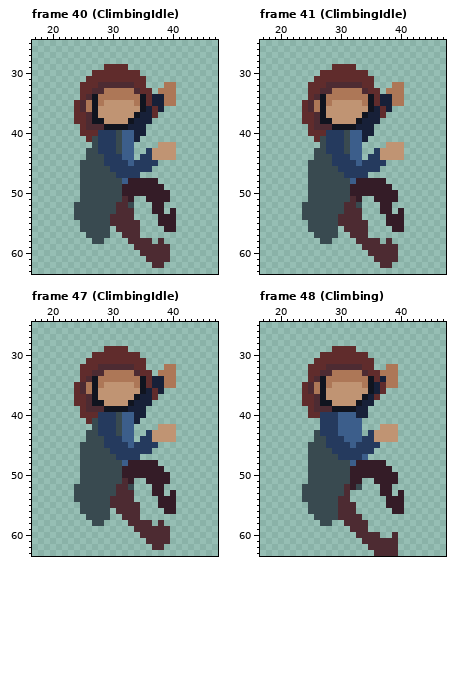
File history of a pixel-art file, ArcadePrototype/Assets/Art/Main/Apollo/Apollo.aseprite. This is how it looked before the edit.
64x64 pixels, 55 frames. Shown: frame 40 (ClimbingIdle): x 17..47, y 25..63; frame 41 (ClimbingIdle): x 17..47, y 25..63; frame 47 (ClimbingIdle): x 17..47, y 25..63; frame 48 (Climbing): x 17..47, y 25..63. The commit also changed other frames, which this record leaves out.
Once edited:
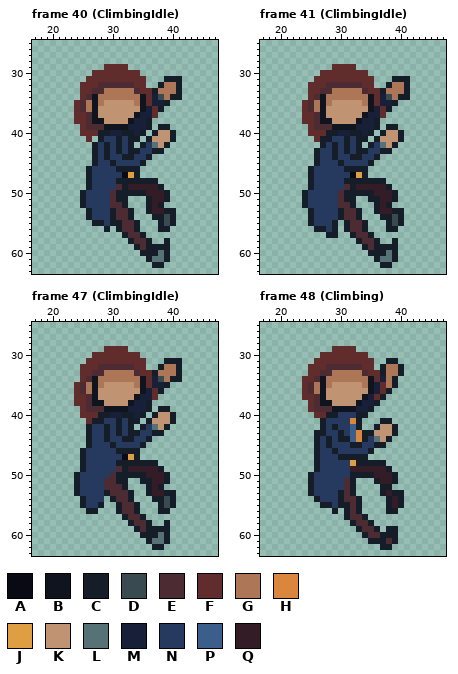
Palette (. is transparent): A #090a14  B #10141f  C #151d28  D #394a50  E #4d2b32  F #602c2c  G #ad7757  H #da863e  J #de9e41  K #c09473  L #577277  M #172038  N #253a5e  P #3c5e8b  Q #341c27
Changes in this commit:
Changed rows in their new state; - is an unchanged pixel.
Frame 40 (ClimbingIdle):
first column x 24:
31 ---------------CCC
32 --------------C--C
33 -------------C---C
34 --------------D-CC
35 ---------------C.-
36 --------------C---
38 ------------C-----
39 ------------C-CC--
40 ----CCMMCC-C-CKKC-
41 ---.C--CNCC-CKKKC-
42 ---C-C-CNC-CNL-C.-
43 --.C-C-CNCCN-CC..-
44 --.CNC--CCN-C....-
45 -..CN-C--N-C..----
46 -.CNNN-CCCC..-----
47 -.CNNNN-AJC-------
48 -.CNNNNCCCCCCC----
49 -.CNNNNEC-----C---
50 -CNNNNECCCCC---C--
51 -CNNNNECC.--C--C--
52 .CNNNNE-C.--C-C---
53 ..CNNNC--C--C--CC-
54 ..CNNNC--C---CCDC-
55 -..CCNCC--C---CDC-
56 -....C-C--C---CC.-
57 --....--C--C------
58 ---..----C--C-.C--
59 ----------C-CCCC--
60 -----------CCCLC--
61 ------------CLLC--
62 -------------CC---
Frame 41 (ClimbingIdle):
first column x 24:
31 ---------------CCC
32 --------------C--C
33 -------------C---C
34 --------------D-CC
35 ---------------C.-
36 --------------C---
38 ------------C-----
39 ------------C-CC--
40 ----CCMMCC-C-CKKC-
41 ---CC--CNCC-CKKKC-
42 ---C-C-CNC-CNL-C.-
43 --CN-C-CNCCN-CC..-
44 --CNNC--CCN-C....-
45 -.CNN-C--N-C..----
46 -CNNNN-CCCC..-----
47 -CNNNNN-AJC-------
48 -CNNNNNCCCCCCC----
49 -CNNNNNEC-----C---
50 CNNNNNECCCCC---C--
51 CNNNNNECC.-CC--C--
52 CNNNNNE-C.--C-C---
53 .CNNNNC--C--C--CC-
54 .CNNNNC--C---CCDC-
55 -CNNNC.C--C---CDC-
56 -.CCNC-C--C---CC.-
57 --..CC--C--C------
58 ---..----C--C-.C--
59 ----------C-CCCC--
60 -----------CCCLC--
61 ------------CLLC--
62 -------------CC---
Frame 47 (ClimbingIdle):
first column x 24:
31 ---------------CCC
32 --------------C--C
33 -------------C---C
34 --------------D-CC
35 ---------------C.-
36 --------------C---
38 ------------C-----
39 ------------C-CC--
40 ----CCMMCC-C-CKKC-
41 ---CC--CNCC-CKKKC-
42 --CN-C-CNC-CNL-C.-
43 --CN-C-CNCCN-CC..-
44 --CNNC--CCN-C....-
45 -.CNN-C--N-C..----
46 -CNNNN-CCCC..-----
47 -CNNNNN-AJC-------
48 -CNNNNNCCCCCCC----
49 -CNNNNNEC-----C---
50 CNNNNNECCCCC---C--
51 CNNNNEECC.-CC--C--
52 CNNNNEE-C.--C-C---
53 CNNNNCE--C--C--CC-
54 .CNNN.C--C---CCDC-
55 -CNNC..C--C---CDC-
56 -.CC..-C--C---CC.-
57 --....--C--C------
58 ---..----C--C-.C--
59 ----------C-CCCC--
60 -----------CCCLC--
61 ------------CLLC--
62 -------------CC---
Frame 48 (Climbing):
first column x 24:
31 --------------CC-
32 -------------C--C
33 -------------C--C
34 F--------------C-
35 ---------------C-
36 --------------C--
37 -------------C---
38 .-----------C----
39 -----------C-----
40 -.-FCCNNNCC------
41 ---C--NNHC---CC--
42 ---C-CNN-C--C--C-
43 --CC--CN-HCC---C-
44 --CNC-CC-HC-L-C.-
45 -.CNC---CC--CC---
46 -.CNNC-----C-----
47 -.CNNNCCCCC------
48 -.CNNNNNJCCCCC---
49 -.CNNNNN------C--
50 -CNNNNNNCCCC---C-
51 -CNNNNNEC.--C--C-
52 .CNNNNN-C.---CC--
53 .CNNNNC-C----C-CC
54 ..CNNNC-EC----C-C
55 -..CCNCC-C----C-C
56 -....C.C-C----CC.
57 --.....C--C------
58 ---..--.C--C-----
59 --------.C-EC-CC-
60 ---------.C--CCC-
61 ----------.CCC-C-
62 -----------..CC.-
63 ------------....-
Pixel boxes of the changes (left, top, right, bottom) in both pictures:
changed: (74, 76, 182, 268)
changed: (302, 76, 410, 268)
changed: (74, 358, 182, 550)
changed: (302, 358, 404, 556)
